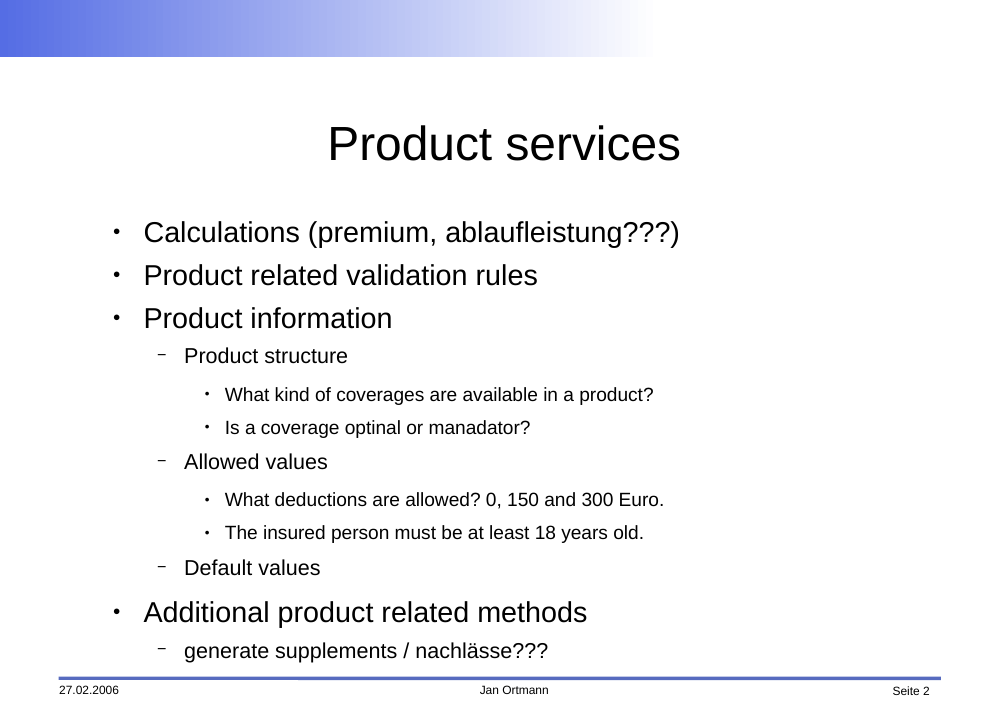
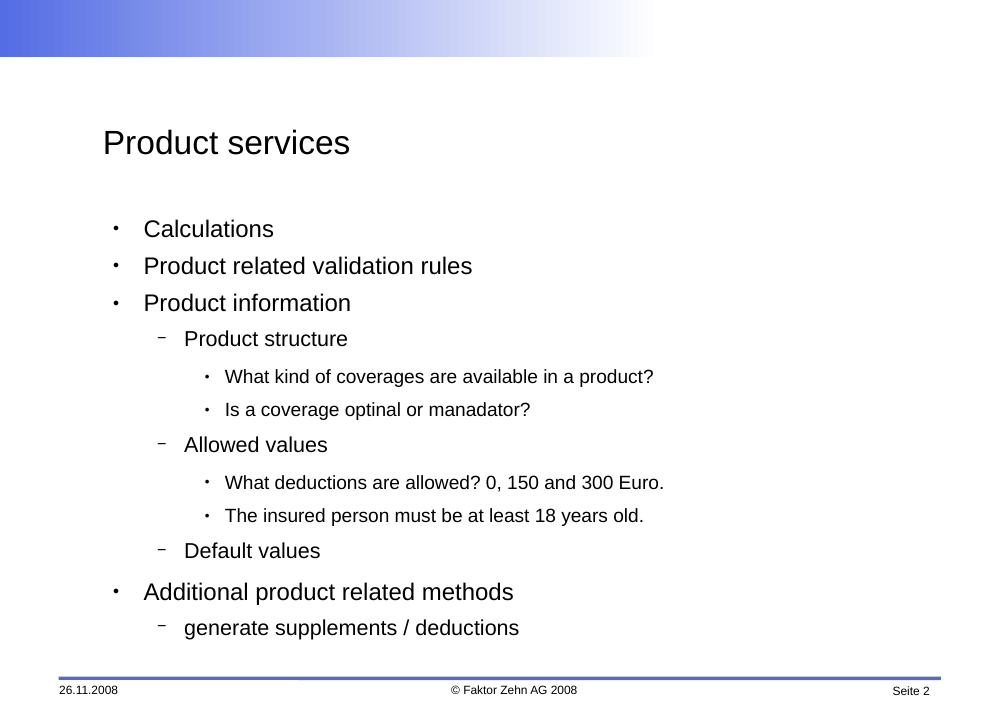
Before and after one commit to faktorips/faktorips.base, a slide deck: slide 2 of org.faktorips.doc/presentations/FaktorIPS-EvolutionOfProductDefSystems.odp. Drawn at 1008x713 pixels with LibreOffice and Linux fonts; fonts in the diff are those of the drawing; background and template pictures are left out. Boxes give left, top, right and bottom in pixels: in the first picture for what was removed or moved away, otherwise in the second. Text is boxed around its words. In the diff, an @@ line names an element or a change of style, - is before the commit and + after.

```diff
--- a/org.faktorips.doc/presentations/FaktorIPS-EvolutionOfProductDefSystems.odp
+++ b/org.faktorips.doc/presentations/FaktorIPS-EvolutionOfProductDefSystems.odp
@@ title "Product services" at <box>103,129,351,155</box>: size 40 to 28 pt; alignment centre to left @@
@@ text at <box>144,219,275,238</box>: text changed; size 24 to 20 pt @@
-● Calculations (premium, ablaufleistung???)
+● Calculations
@@ text at <box>144,256,514,605</box>: size 24 to 20 pt in "Product related validation rules", "Product information", "Additional product related methods" @@
@@ text at <box>184,619,519,640</box>: text changed @@
-  − generate supplements / nachlässe???
+  − generate supplements / deductions
@@ text at <box>59,685,118,694</box>: text changed @@
-27.02.2006
+26.11.2008
@@ text at <box>463,685,578,694</box>: text changed @@
-Jan Ortmann
+© Faktor Zehn AG 2008
```
Also in this commit, not shown: 9 other slides changed, 36 other files.
